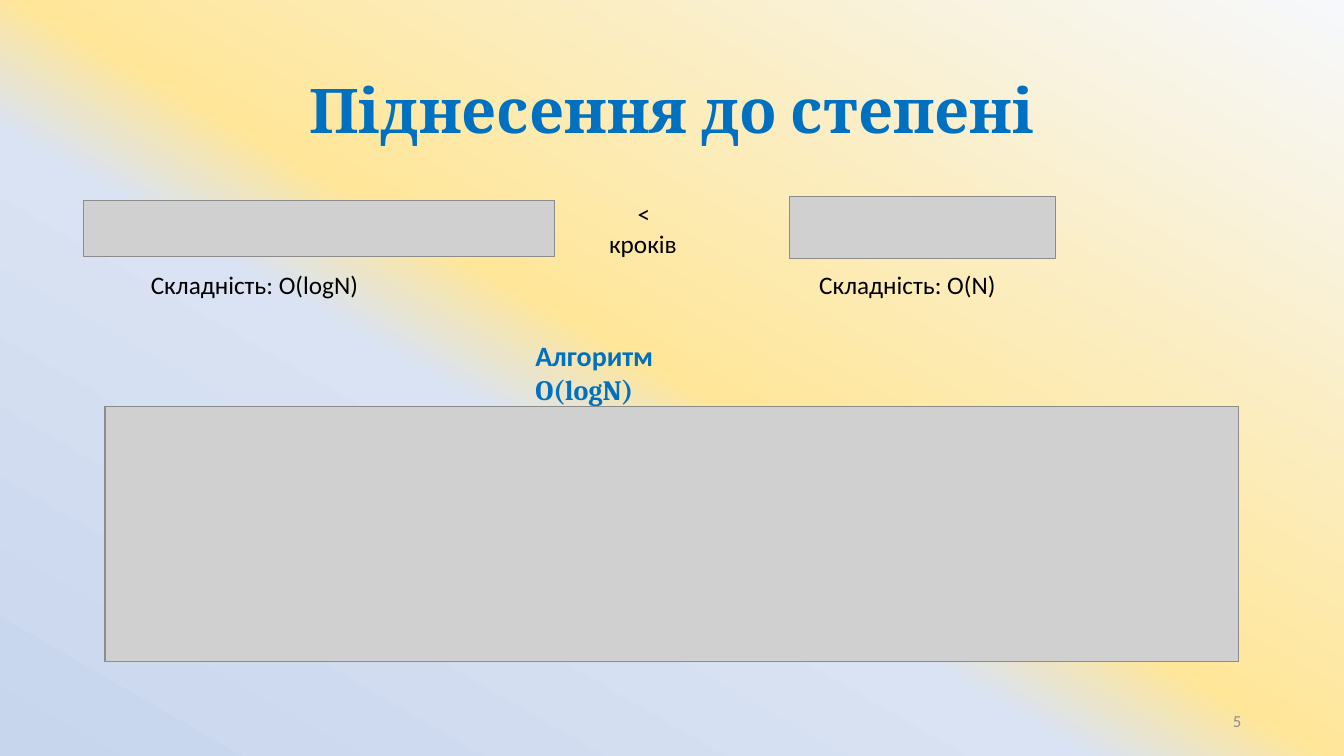
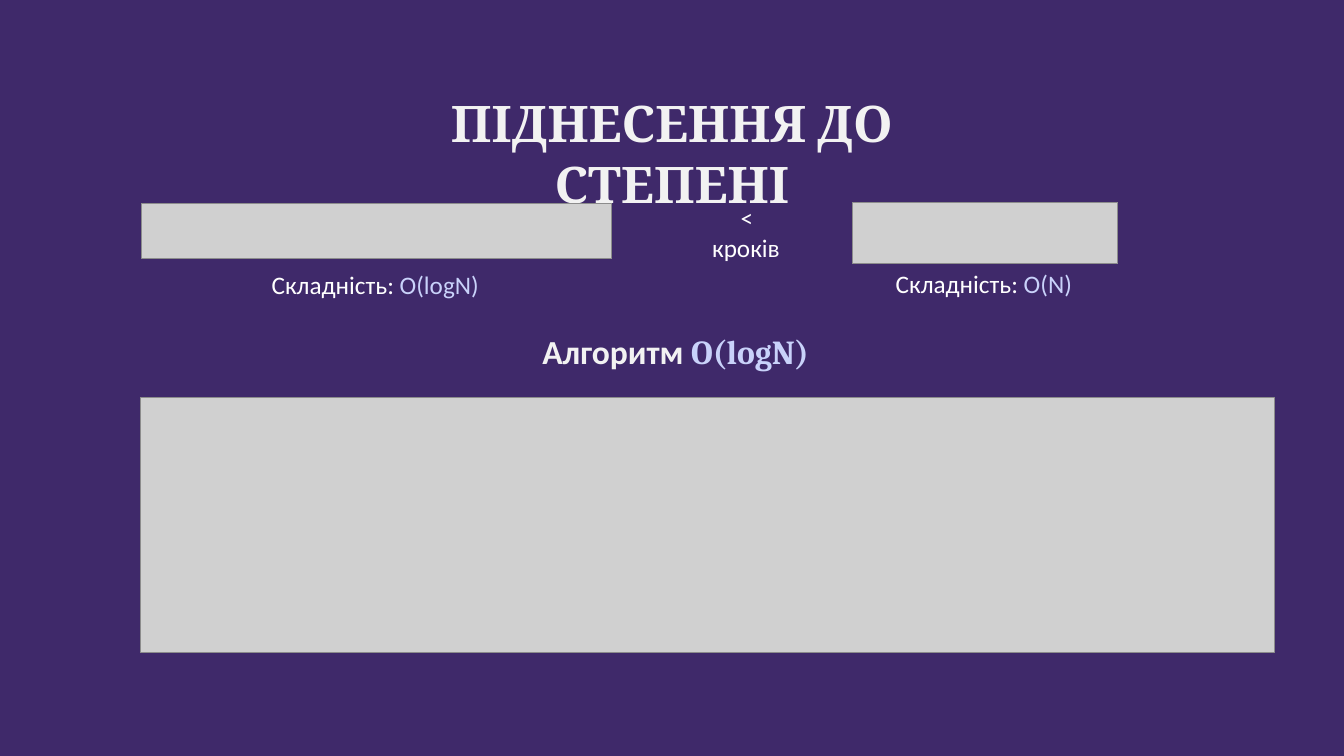
Before and after one commit to ArtemKlym/git_presentation, a slide deck: slide 9 of Git_1 part.pptx (slide 5 before the commit). Drawn at 1344x756 pixels with LibreOffice and Linux fonts; fonts in the diff are those of the drawing; grey boxes stand for pictures; background and template pictures are left out. Boxes give left, top, right and bottom in pixels: in the first picture for what was removed or moved away, otherwise in the second. Text is boxed around its words. In the diff, an @@ line names an element or a change of style, - is before the commit and + after.

```diff
--- a/Git_1 part.pptx
+++ b/Git_1 part.pptx
@@ background gradient #F6F8FC to #FFE699 to #DAE3F3 to #C7D5ED to picture (left out) @@
@@ title at bbox=[451, 105, 892, 216]: text changed; size 44 to 36 pt; text colour #0070C0 to #F2F2F2 @@
-Піднесення до степені
+ПІДНЕСЕННЯ ДО СТЕПЕНІ
@@ picture: place and size @@
-picture at bbox=[84, 201, 555, 256]
+picture at bbox=[141, 203, 612, 258]
@@ text "<": place and size @@
-text "<" at bbox=[609, 235, 677, 257]
+text "<" at bbox=[712, 239, 780, 261]
@@ text "<" at bbox=[712, 239, 780, 261]: text colour #000000 to #FFFFFF @@
@@ picture: place and size @@
-picture at bbox=[789, 197, 1056, 258]
+picture at bbox=[853, 202, 1119, 263]
@@ text "Складність: O(logN)": place and size @@
-text "Складність: O(logN)" at bbox=[151, 275, 358, 299]
+text "Складність: O(logN)" at bbox=[272, 276, 479, 299]
@@ text "Складність: O(logN)" at bbox=[272, 276, 479, 299]: text colour #000000 to #FFFFFF in "Складність:"; text colour #000000 to #C9D2FA in "O(logN)" @@
@@ text "Складність: O(N)": place and size @@
-text "Складність: O(N)" at bbox=[819, 276, 995, 298]
+text "Складність: O(N)" at bbox=[896, 275, 1072, 297]
@@ text "Складність: O(N)" at bbox=[896, 275, 1072, 297]: text colour #000000 to #FFFFFF in "Складність:"; text colour #000000 to #C9D2FA in "O(N)" @@
@@ text "Алгоритм O(logN)": place and size @@
-text "Алгоритм O(logN)" at bbox=[535, 347, 653, 406]
+text "Алгоритм O(logN)" at bbox=[542, 339, 809, 372]
@@ text "Алгоритм O(logN)" at bbox=[542, 339, 809, 372]: size 20 to 24 pt; text colour #0070C0 to #F2F2F2 in "Алгоритм"; text colour #0070C0 to #C9D2FA in "O(logN)" @@
@@ picture: place and size @@
-picture at bbox=[105, 406, 1239, 661]
+picture at bbox=[140, 398, 1274, 653]
@@ page number removed at bbox=[1233, 716, 1241, 727] @@
-5
```
Also in this commit, not shown: 6 other slides changed, 4 slides added.
